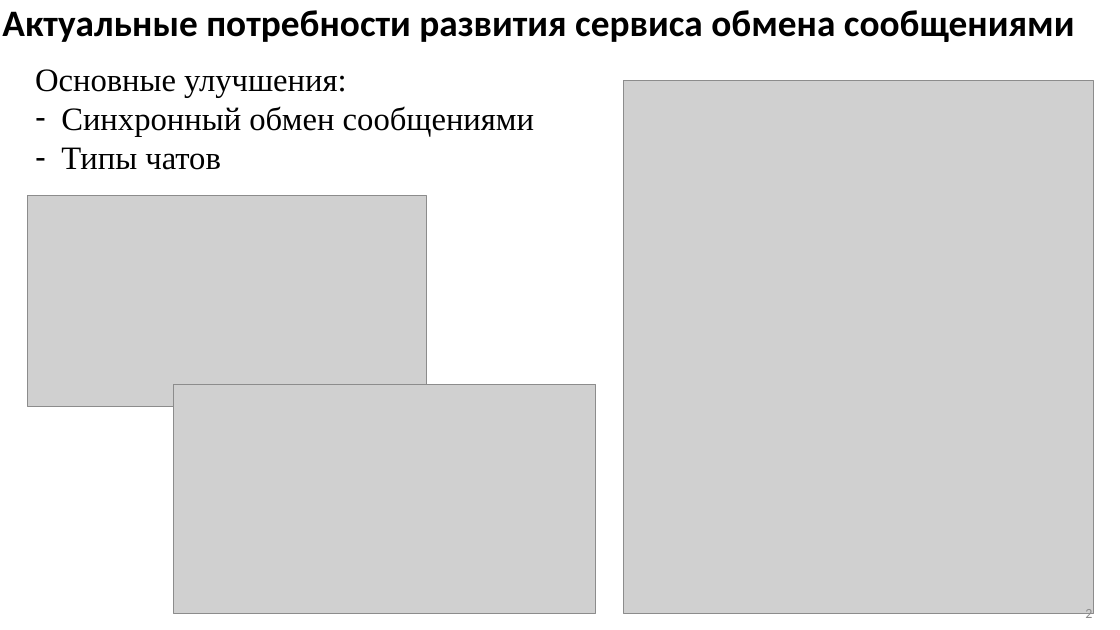
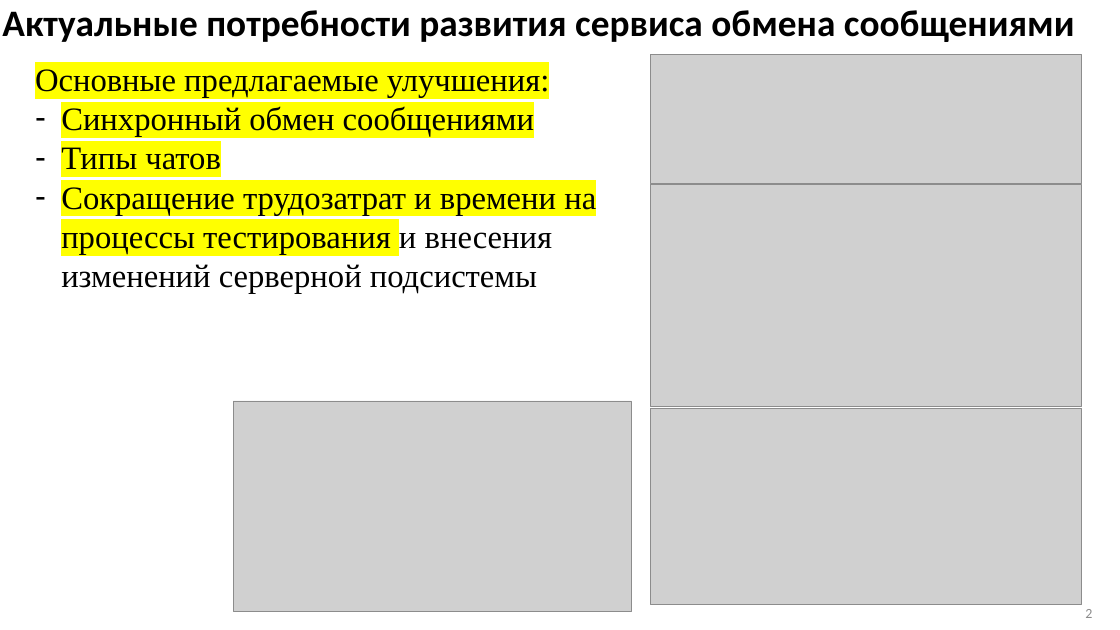
Before and after one commit to Kniger33/Institute, a slide deck: slide 2 of Diploma/Диплом/Преза/ВКР_Шорин.pptx. Drawn at 1120x630 pixels with LibreOffice and Linux fonts; fonts in the diff are those of the drawing; grey boxes stand for pictures. Boxes give left, top, right and bottom in pixels: in the first picture for what was removed or moved away, otherwise in the second. Text is boxed around its words. In the diff, an @@ line names an element or a change of style, - is before the commit and + after.

```diff
--- a/Diploma/Диплом/Преза/ВКР_Шорин.pptx
+++ b/Diploma/Диплом/Преза/ВКР_Шорин.pptx
@@ picture: place and size @@
-picture at bbox=[623, 81, 1093, 614]
+picture at bbox=[651, 55, 1082, 184]
@@ text at bbox=[35, 69, 549, 97]: text changed @@
-Основные улучшения:
+Основные предлагаемые улучшения:
@@ text at bbox=[61, 106, 534, 170]: highlight none to #FFFF00 in "Синхронный обмен сообщениями", "Типы чатов" @@
@@ text at bbox=[61, 187, 596, 294]: paragraph added @@
+– Сокращение трудозатрат и времени на процессы тестирования и внесения изменений серверной подсистемы
@@ picture added at bbox=[651, 185, 1082, 407] @@
@@ picture: place and size @@
-picture at bbox=[28, 196, 426, 407]
+picture at bbox=[234, 401, 632, 612]
@@ picture: place and size @@
-picture at bbox=[173, 384, 596, 613]
+picture at bbox=[651, 408, 1082, 605]
```
Also in this commit, not shown: 2 other slides changed, 1 slide added, 2 other files.
